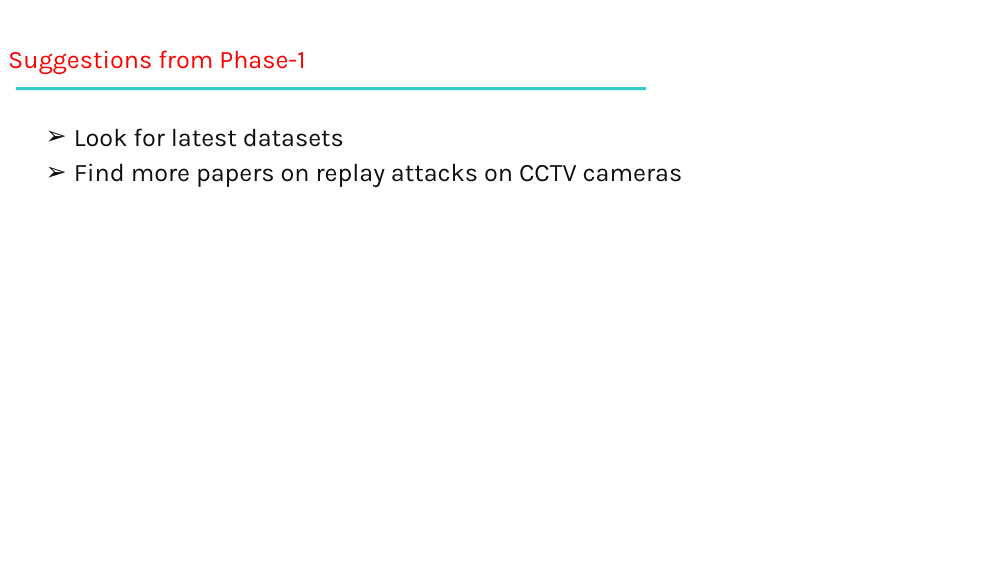
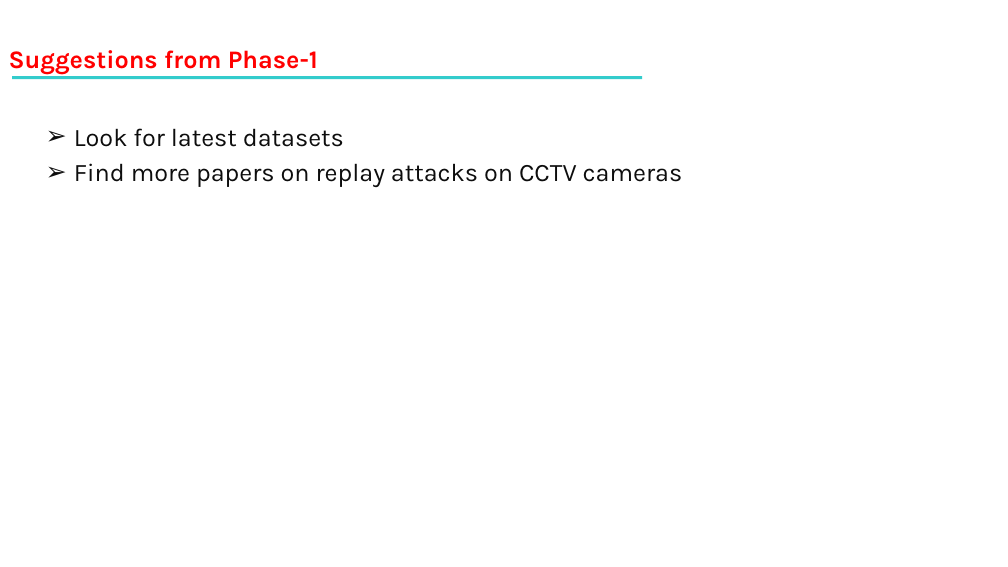
Before and after one commit to SoumyaMishra03/Capstone_Project_team_49, a slide deck: slide 5 of Capstone Project Phase – 2,review 1.pptx. Drawn at 1008x567 pixels with LibreOffice and Linux fonts; fonts in the diff are those of the drawing; background and template pictures are left out. Boxes give left, top, right and bottom in pixels: in the first picture for what was removed or moved away, otherwise in the second. Text is boxed around its words. In the diff, an @@ line names an element or a change of style, - is before the commit and + after.

```diff
--- a/Capstone Project Phase – 2,review 1.pptx
+++ b/Capstone Project Phase – 2,review 1.pptx
@@ text "Suggestions from Phase-1" at (9,50,318,74): bold on @@
@@ rectangle: place and size @@
-rectangle at (16,87,646,90)
+rectangle at (12,76,642,79)
```
Also in this commit, not shown: 27 other slides changed, 11 slides added, 1 slide removed.
